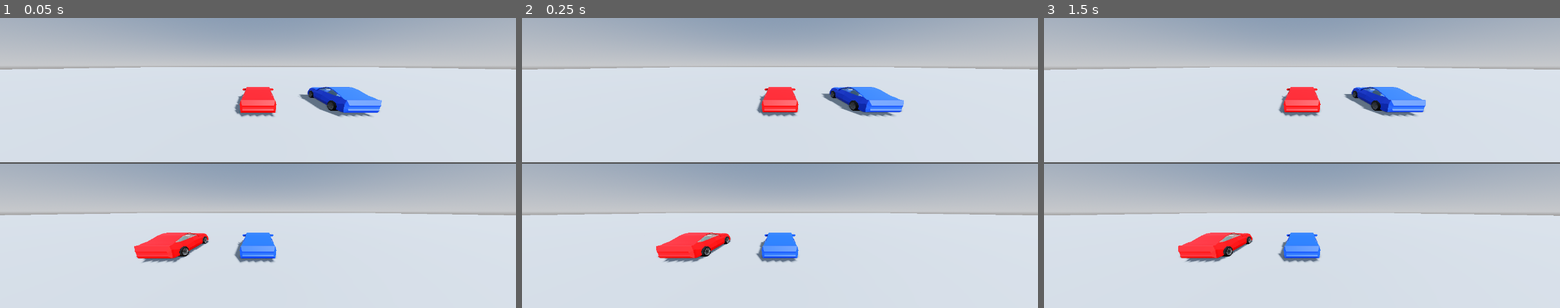
Above: before the commit, frames 1-3 (left to right).
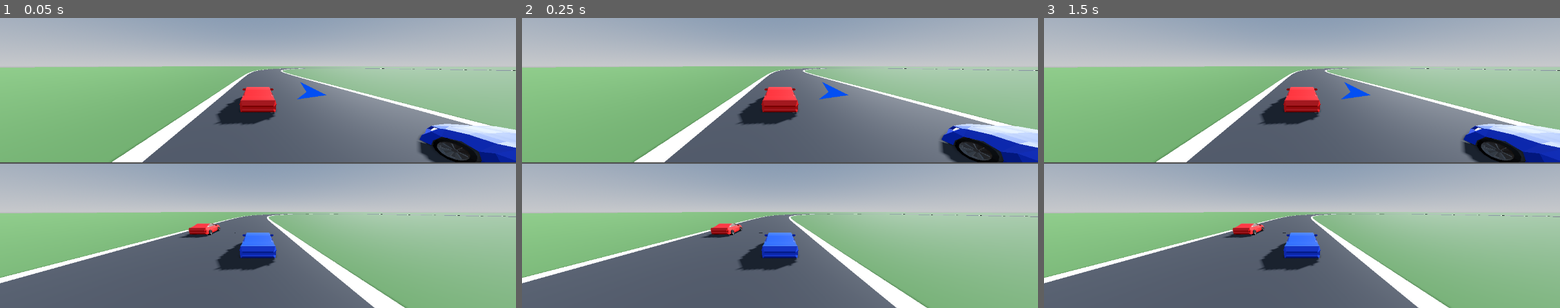
Above: after the commit, the same moments.

Repository: erte-del/2p-racing-game
Game: Godot game, scene res://scenes/main.tscn
Same seed, same stepped clock (60 frames per second), same inputs: the game is played once before the commit and once after it.
Inputs:
- Up to frame 1 (0.05 s): no input
- Up to frame 2 (0.25 s): no input
- Up to frame 3 (1.5 s): tap Enter at 1.25 s

The runs differ from the first frame. In frame 1, 65% of the frame differs, in the area x 0-100%, y 16-100%; in frame 2, 65%; in frame 3, 65%.

Commit message:
Add Phase 4 circuit built on a Path3D
A 701.6 m closed circuit extruded from a Curve3D by two CSGPolygon3D
nodes, asphalt inside kerbs, both carrying collision. The path stays
editable in the editor, so the track can be reshaped by dragging points.

The curve repeats its first point at the end so it closes geometrically,
rather than leaving an open curve and letting path_joined close only the
visible road. On an open curve get_baked_length() and sample_baked() omit
the closing segment, which put the second car 62 m up the track instead
of 6 m back, and would have broken lap timing in Phase 6.

The grid is now derived from the curve at run time instead of from
hand-written transforms. That fixes a bug where the cars faced backwards
along the track: the twelve-float Transform3D constructor fills rows, and
the basis had been written as columns. It also means the grid follows the
track when the path is edited.

Co-Authored-By: Claude Opus 5 <noreply@anthropic.com>

Diff:
--- a/scenes/main.tscn
+++ b/scenes/main.tscn
@@ -1,9 +1,10 @@
-[gd_scene load_steps=10 format=3]
+[gd_scene load_steps=12 format=3]
 
 [ext_resource type="Script" path="res://scripts/main.gd" id="1_main"]
 [ext_resource type="PackedScene" path="res://scenes/car/car.tscn" id="2_car"]
 [ext_resource type="Script" path="res://scripts/chase_camera.gd" id="3_cam"]
 [ext_resource type="Script" path="res://scripts/rival_arrow.gd" id="4_arrow"]
+[ext_resource type="PackedScene" path="res://scenes/track/track.tscn" id="5_track"]
 
 [sub_resource type="ProceduralSkyMaterial" id="Sky_mat"]
 
@@ -17,11 +18,16 @@
 tonemap_mode = 2
 ssao_enabled = true
 
+[sub_resource type="StandardMaterial3D" id="Grass"]
+albedo_color = Color(0.259, 0.4, 0.212, 1)
+roughness = 1.0
+
 [sub_resource type="PlaneMesh" id="Ground_mesh"]
-size = Vector2(400, 400)
+material = SubResource("Grass")
+size = Vector2(1200, 1200)
 
 [sub_resource type="BoxShape3D" id="Ground_shape"]
-size = Vector3(400, 1, 400)
+size = Vector3(1200, 1, 1200)
 
 [node name="Main" type="Node3D"]
 script = ExtResource("1_main")
@@ -33,6 +39,8 @@
 transform = Transform3D(0.866, -0.25, 0.433, 0, 0.866, 0.5, -0.5, -0.433, 0.75, 0, 20, 0)
 shadow_enabled = true
 
+[node name="Track" parent="." instance=ExtResource("5_track")]
+
 [node name="Ground" type="StaticBody3D" parent="."]
 
 [node name="Mesh" type="MeshInstance3D" parent="Ground"]
@@ -43,12 +51,12 @@
 shape = SubResource("Ground_shape")
 
 [node name="Car1" parent="." instance=ExtResource("2_car")]
-transform = Transform3D(1, 0, 0, 0, 1, 0, 0, 0, 1, -3, 0.1, 0)
+transform = Transform3D(-0.0338788, 0, 0.999426, 0, 1, 0, -0.999426, 0, -0.0338788, 0.121964, 0.2, -95.5979)
 input_prefix = "p1"
 body_color = Color(0.9063, 0, 0.0224, 1)
 
 [node name="Car2" parent="." instance=ExtResource("2_car")]
-transform = Transform3D(1, 0, 0, 0, 1, 0, 0, 0, 1, 3, 0.1, 0)
+transform = Transform3D(-0.0338788, 0, 0.999426, 0, 1, 0, -0.999426, 0, -0.0338788, -6.11852, 0.2, -88.6053)
 input_prefix = "p2"
 body_color = Color(0.05, 0.25, 0.9, 1)
 
--- /dev/null
+++ b/scenes/track/track.tscn
@@ -0,0 +1,41 @@
+[gd_scene load_steps=4 format=3]
+
+[sub_resource type="Curve3D" id="Curve3D_track"]
+_data = {
+"points": PackedVector3Array(-19.6667, 0, -0.666667, 19.6667, 0, 0.666667, 0, 0.15, -92, -18.6667, 0, -7.66667, 18.6667, 0, 7.66667, 62, 0.15, -84, -10.6667, 0, -15, 10.6667, 0, 15, 112, 0.15, -46, 1.33333, 0, -17.3333, -1.33333, 0, 17.3333, 126, 0.15, 6, 12.3333, 0, -12.3333, -12.3333, 0, 12.3333, 104, 0.15, 58, 18.3333, 0, -2.66667, -18.3333, 0, 2.66667, 52, 0.15, 80, 18.3333, 0, -0.333333, -18.3333, 0, 0.333333, -6, 0.15, 74, 17, 0, 3.66667, -17, 0, -3.66667, -58, 0.15, 82, 11.3333, 0, 14.3333, -11.3333, 0, -14.3333, -108, 0.15, 52, -0.666667, 0, 19, 0.666667, 0, -19, -126, 0.15, -4, -11.6667, 0, 14, 11.6667, 0, -14, -104, 0.15, -62, -17.3333, 0, 5, 17.3333, 0, -5, -56, 0.15, -88, -19.6667, 0, -0.666667, 19.6667, 0, 0.666667, 0, 0.15, -92),
+"tilts": PackedFloat32Array(0, 0, 0, 0, 0, 0, 0, 0, 0, 0, 0, 0, 0)
+}
+point_count = 13
+
+[sub_resource type="StandardMaterial3D" id="Asphalt"]
+albedo_color = Color(0.176, 0.18, 0.196, 1)
+roughness = 0.92
+
+[sub_resource type="StandardMaterial3D" id="Kerb"]
+albedo_color = Color(0.85, 0.85, 0.87, 1)
+roughness = 0.8
+
+[node name="Track" type="Node3D"]
+
+[node name="Path3D" type="Path3D" parent="."]
+curve = SubResource("Curve3D_track")
+
+[node name="Kerbs" type="CSGPolygon3D" parent="."]
+use_collision = true
+polygon = PackedVector2Array(-8.2, -0.55, 8.2, -0.55, 8.2, 0.02, -8.2, 0.02)
+mode = 2
+path_node = NodePath("../Path3D")
+path_interval_type = 0
+path_interval = 3.0
+path_rotation = 2
+material = SubResource("Kerb")
+
+[node name="Road" type="CSGPolygon3D" parent="."]
+use_collision = true
+polygon = PackedVector2Array(-7.2, -0.6, 7.2, -0.6, 7.2, 0.05, -7.2, 0.05)
+mode = 2
+path_node = NodePath("../Path3D")
+path_interval_type = 0
+path_interval = 3.0
+path_rotation = 2
+material = SubResource("Asphalt")
--- a/scripts/main.gd
+++ b/scripts/main.gd
@@ -22,9 +22,20 @@
 @onready var _camera2: ChaseCamera = $Split/BottomView/SubViewport/Camera
 @onready var _arrow1: RivalArrow = $ArrowP1
 @onready var _arrow2: RivalArrow = $ArrowP2
+@onready var _path: Path3D = $Track/Path3D
+
+@export_group("Starting grid")
+## Sideways offset from the racing line, in metres.
+@export var grid_spread := 3.6
+## How far the second car starts back along the track, in metres.
+@export var grid_stagger := 6.0
+## Ride height above the road surface at the spawn point.
+@export var grid_clearance := 0.05
 
 
 func _ready() -> void:
+	_place_on_grid()
+
 	_camera1.follow(_car1)
 	_camera2.follow(_car2)
 
@@ -41,3 +52,32 @@
 
 func _bit(layer: int) -> int:
 	return 1 << (layer - 1)
+
+
+## Line the cars up on the track's own curve, staggered, facing the racing
+## direction. Deriving the grid from the path means it keeps working when the
+## track is reshaped in the editor, and it avoids hand-written basis maths.
+func _place_on_grid() -> void:
+	var curve := _path.curve
+	var to_world := _path.global_transform
+	var lap := curve.get_baked_length()
+	var cars: Array[Car] = [_car1, _car2]
+
+	for i in cars.size():
+		var along := fposmod(-grid_stagger * i, lap)
+		var here := to_world * curve.sample_baked(along)
+		var ahead := to_world * curve.sample_baked(fposmod(along + 1.0, lap))
+
+		var forward := ahead - here
+		forward.y = 0.0
+		if forward.length_squared() < 0.000001:
+			push_warning("Main: degenerate track tangent at %.1f m" % along)
+			continue
+		forward = forward.normalized()
+		var across := forward.cross(Vector3.UP)
+
+		var side := grid_spread if i % 2 == 1 else -grid_spread
+		var car := cars[i]
+		car.global_position = here + across * side + Vector3.UP * grid_clearance
+		# look_at aims -Z, which is the car's forward.
+		car.look_at(car.global_position + forward, Vector3.UP)
Not shown, changed: README.md
